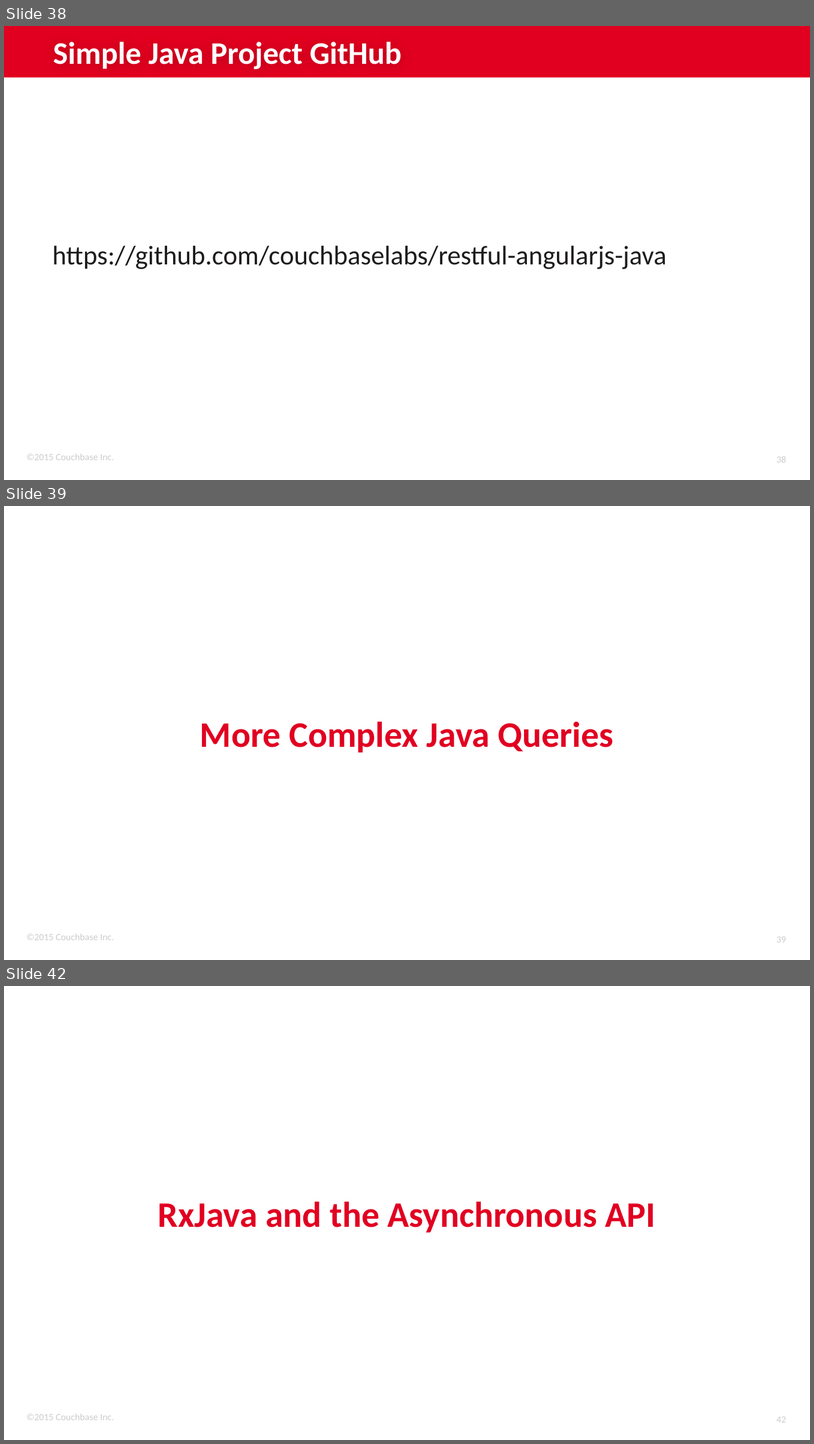
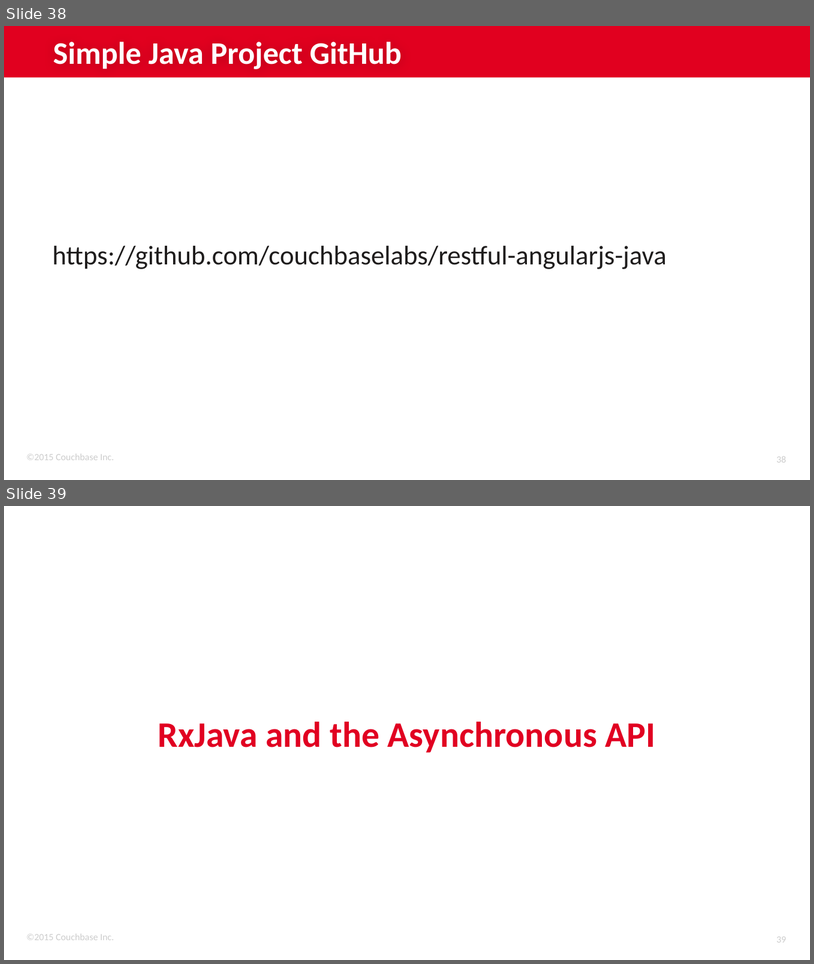
Before and after one commit to couchbaselabs/couchbase-java-workshop, a slide deck: Couchbase Java Workshop.pptx. Shown one above the other, each under a label of ours: slides 38, 39 and 42 before the commit, slides 38 and 39 after it; the slides between them are not shown. The pictures are 814x1444 and 814x964 pixels, drawn with LibreOffice and Linux fonts; fonts in the diff are those of the drawing; background and template pictures are left out. Boxes give left, top, right and bottom in pixels: in the first picture for what was removed or moved away, otherwise in the second. Text is boxed around its words. In the diff, an @@ line names an element or a change of style, - is before the commit and + after.

```diff
--- a/Couchbase Java Workshop.pptx
+++ b/Couchbase Java Workshop.pptx
@@ slide 39 removed at (4,506,810,960), background #FFFFFF; not listed: 2 template elements that a slide beside it also shows @@
@@ text removed at (200,721,614,753) @@
-More Complex Java Queries
@@ what was slide 42 is now slide 39 @@
@@ page number at (777,936,786,942): text changed @@
-42
+39
```
Also in this commit, not shown: 6 slides added, 2 other slides removed, 1 other file.
